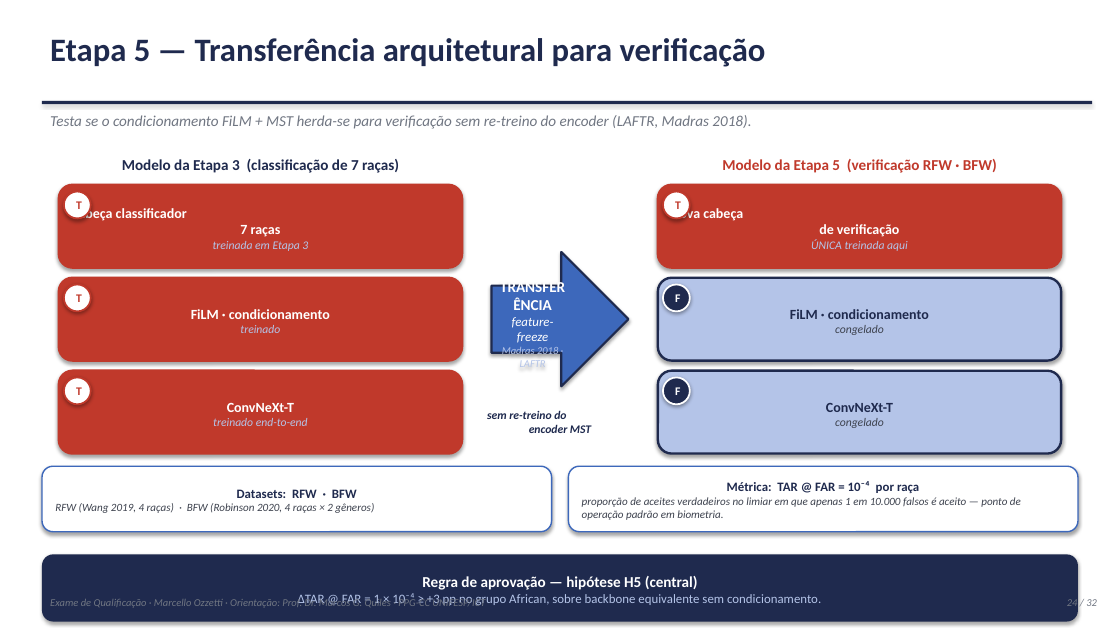
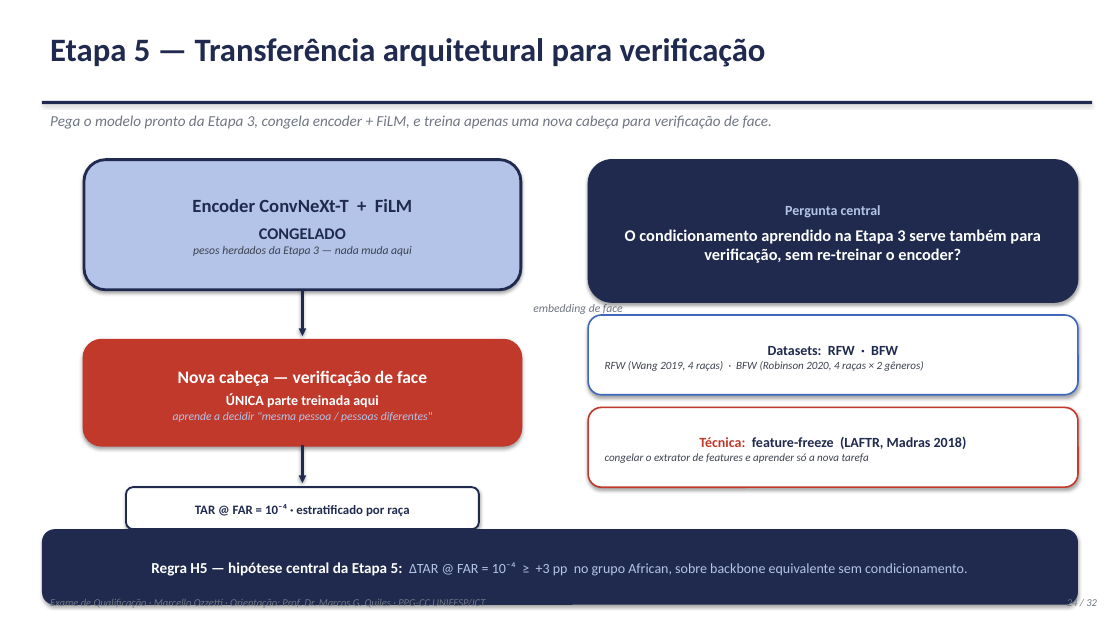
Before and after one commit to marcellozzetti/Facial-Recognition-Models-Mitigating-Bias, a slide deck: slide 24 of docs/ativo/material_qualificacao_2026-10-05.pptx. Drawn at 1120x630 pixels with LibreOffice and Linux fonts; fonts in the diff are those of the drawing. Boxes give left, top, right and bottom in pixels: in the first picture for what was removed or moved away, otherwise in the second. Text is boxed around its words. In the diff, an @@ line names an element or a change of style, - is before the commit and + after.

```diff
--- a/docs/ativo/material_qualificacao_2026-10-05.pptx
+++ b/docs/ativo/material_qualificacao_2026-10-05.pptx
@@ text at (x1=50, y1=115, x2=772, y2=129): text changed @@
-Testa se o condicionamento FiLM + MST herda-se para verificação sem re-treino do encoder (LAFTR, Madras 2018).
+Pega o modelo pronto da Etapa 3, congela encoder + FiLM, e treina apenas uma nova cabeça para verificação de face.
@@ rounded rectangle added at (x1=84, y1=160, x2=521, y2=290), fill #B4C4E8, outline #1F2A4E 2.4 pt, 10 pt, text #3D424E, italic @@
+Encoder ConvNeXt-T + FiLM
+CONGELADO
+pesos herdados da Etapa 3 — nada muda aqui
@@ text removed at (x1=122, y1=159, x2=399, y2=173) @@
-Modelo da Etapa 3 (classificação de 7 raças)
@@ rounded rectangle added at (x1=588, y1=160, x2=1078, y2=302), fill #1F2A4E, outline #1F2A4E 0.75 pt, 14 pt, text #FFFFFF, bold @@
+Pergunta central
+O condicionamento aprendido na Etapa 3 serve também para verificação, sem re-treinar o encoder?
@@ text removed at (x1=722, y1=159, x2=997, y2=173) @@
-Modelo da Etapa 5 (verificação RFW · BFW)
@@ rounded rectangle removed at (x1=59, y1=185, x2=462, y2=268) @@
-Cabeça classificador
-7 raças
-treinada em Etapa 3
@@ ellipse removed at (x1=64, y1=192, x2=91, y2=218) @@
-T
@@ rounded rectangle removed at (x1=658, y1=185, x2=1061, y2=268) @@
-Nova cabeça
-de verificação
-ÚNICA treinada aqui
@@ ellipse removed at (x1=663, y1=192, x2=690, y2=218) @@
-T
@@ right arrow removed at (x1=492, y1=252, x2=628, y2=386) @@
-TRANSFERÊNCIA
-feature-freeze
-Madras 2018 · LAFTR
@@ rounded rectangle removed at (x1=59, y1=278, x2=462, y2=361) @@
-FiLM · condicionamento
-treinado
@@ ellipse removed at (x1=64, y1=285, x2=91, y2=312) @@
-T
@@ elbow arrow added from (302, 290) to (302, 336), #1F2A4E 2.2 pt @@
@@ rounded rectangle removed at (x1=658, y1=278, x2=1061, y2=361) @@
-FiLM · condicionamento
-congelado
@@ ellipse removed at (x1=663, y1=285, x2=690, y2=312) @@
-F
@@ text added at (x1=533, y1=302, x2=623, y2=315), 10 pt, text #707682, italic @@
+embedding de face
@@ rounded rectangle "Datasets: RFW · BFW" resized from (x1=42, y1=466, x2=552, y2=532) to (x1=588, y1=315, x2=1078, y2=395) @@
@@ rounded rectangle "Datasets: RFW · BFW" at (x1=588, y1=315, x2=1078, y2=395): outline #3D68BB 1.2 pt to #3D68BB 1.4 pt @@
@@ rounded rectangle added at (x1=84, y1=340, x2=521, y2=445), fill #C0392B, outline #C0392B 2.4 pt, 10 pt, text #FFFFFF, bold @@
+Nova cabeça — verificação de face
+ÚNICA parte treinada aqui
+aprende a decidir "mesma pessoa / pessoas diferentes"
@@ text in rounded rectangle at (x1=768, y1=346, x2=898, y2=355): size 11 to 12 pt in "Datasets: RFW · BFW" @@
@@ rounded rectangle removed at (x1=59, y1=371, x2=462, y2=454) @@
-ConvNeXt-T
-treinado end-to-end
@@ ellipse removed at (x1=64, y1=377, x2=91, y2=404) @@
-T
@@ rounded rectangle removed at (x1=658, y1=371, x2=1061, y2=454) @@
-ConvNeXt-T
-congelado
@@ ellipse removed at (x1=663, y1=377, x2=690, y2=404) @@
-F
@@ text removed at (x1=487, y1=410, x2=591, y2=433) @@
-sem re-treino do
-encoder MST
@@ rounded rectangle added at (x1=588, y1=408, x2=1078, y2=487), fill #FFFFFF, outline #C0392B 1.4 pt, 9.5 pt, text #3D424E, italic @@
+Técnica: feature-freeze (LAFTR, Madras 2018)
+congelar o extrator de features e aprender só a nova tarefa
@@ elbow arrow added from (302, 445) to (302, 483), #1F2A4E 2.2 pt @@
@@ rounded rectangle removed at (x1=568, y1=466, x2=1078, y2=532) @@
-Métrica: TAR @ FAR = 10⁻⁴ por raça
-proporção de aceites verdadeiros no limiar em que apenas 1 em 10.000 falsos é aceito — ponto de operação padrão em biometria.
@@ rounded rectangle added at (x1=126, y1=487, x2=479, y2=529), fill #FFFFFF, outline #1F2A4E 1.6 pt, 11 pt, text #1F2A4E, bold @@
+TAR @ FAR = 10⁻⁴ · estratificado por raça
@@ rounded rectangle "Regra H5 — hipótese central ..." resized from (x1=42, y1=555, x2=1078, y2=622) to (x1=42, y1=529, x2=1078, y2=605) @@
@@ text in rounded rectangle at (x1=151, y1=562, x2=967, y2=576): text changed; size 11 to 12 pt @@
-Regra de aprovação — hipótese H5 (central)
-ΔTAR @ FAR = 1 × 10⁻⁴ ≥ +3 pp no grupo African, sobre backbone equivalente sem condicionamento.
+Regra H5 — hipótese central da Etapa 5: ΔTAR @ FAR = 10⁻⁴ ≥ +3 pp no grupo African, sobre backbone equivalente sem condicionamento.
```
Also in this commit, not shown: 2 other slides changed, 1 other file.
